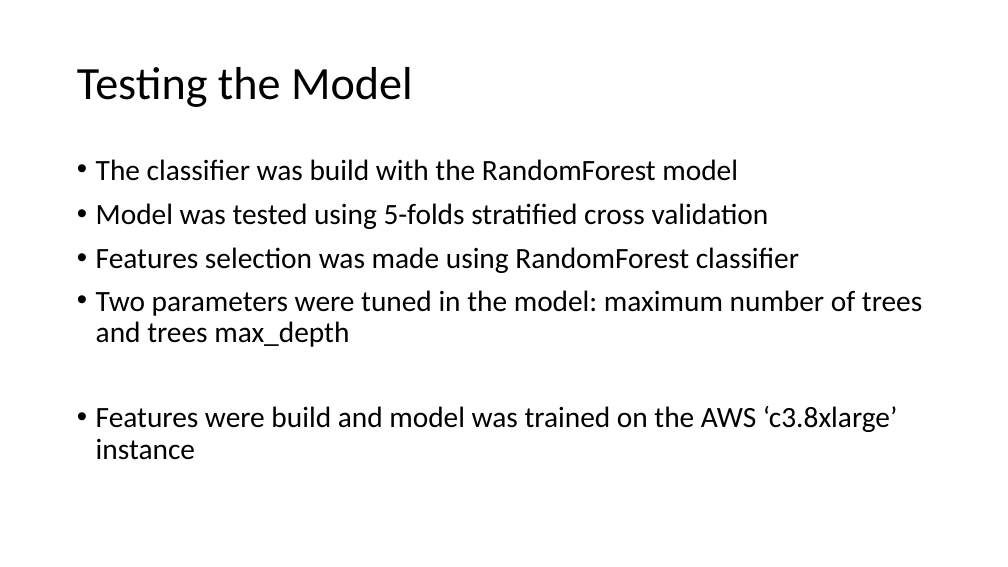
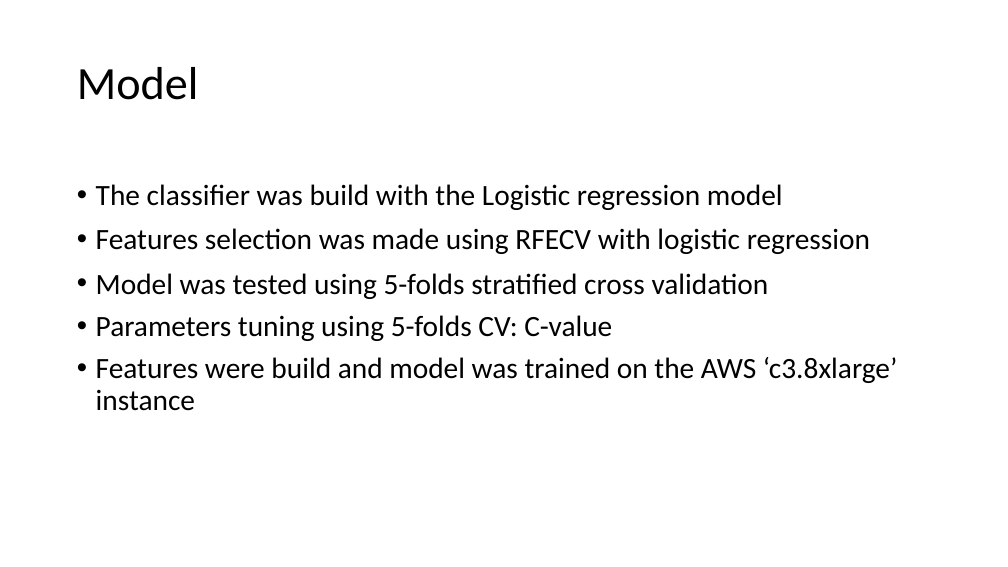
Before and after one commit to Sirorezka/Telecom_project, a slide deck: slide 14 of my_ppt.pptx. Drawn at 1008x567 pixels with LibreOffice and Linux fonts; fonts in the diff are those of the drawing. Boxes give left, top, right and bottom in pixels: in the first picture for what was removed or moved away, otherwise in the second. Text is boxed around its words. In the diff, an @@ line names an element or a change of style, - is before the commit and + after.

Commit message:
Model with min-max dist

```diff
--- a/my_ppt.pptx
+++ b/my_ppt.pptx
@@ title at [77,67,199,100]: text changed @@
-Testing the Model
+Model
@@ text "The classifier was build with ...": place and size @@
-text "The classifier was build with ..." at [96,159,922,460]
+text "The classifier was build with ..." at [96,184,897,411]
@@ text at [96,184,870,254]: text changed @@
-• The classifier was build with the RandomForest model
+• The classifier was build with the Logistic regression model
+• Features selection was made using RFECV with logistic regression
@@ text at [96,315,612,341]: text changed @@
-• Features selection was made using RandomForest classifier
-• Two parameters were tuned in the model: maximum number of trees and trees max_depth
+• Parameters tuning using 5-folds CV: C-value
```
Also in this commit, not shown: 9 other slides changed, 2 slides added, 1 slide removed, 10 other files.
